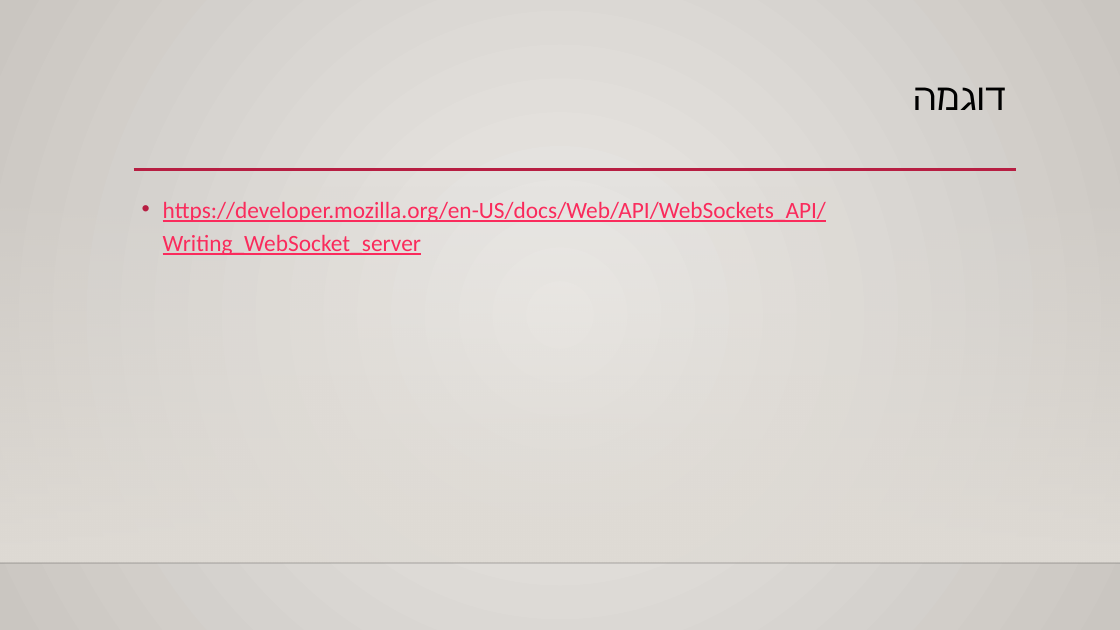
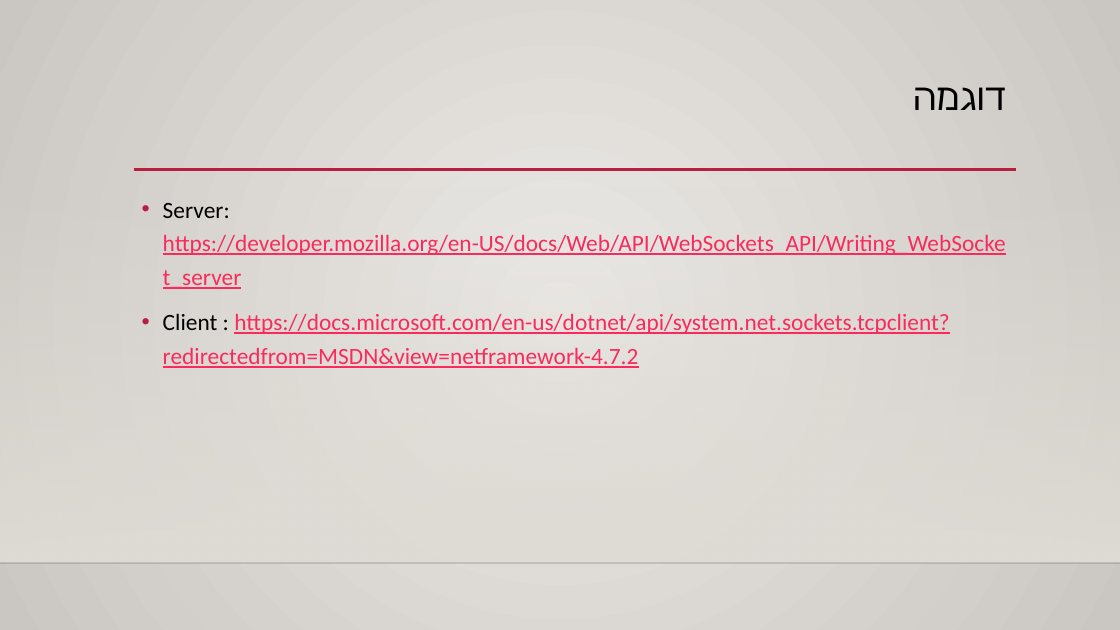
Before and after one commit to eyalalmo/workshop, a slide deck: slide 6 of Documentation/websockets.pptx. Drawn at 1120x630 pixels with LibreOffice and Linux fonts; fonts in the diff are those of the drawing; background and template pictures are left out. Boxes give left, top, right and bottom in pixels: in the first picture for what was removed or moved away, otherwise in the second. Text is boxed around its words. In the diff, an @@ line names an element or a change of style, - is before the commit and + after.

Commit message:
update pptx

```diff
--- a/Documentation/websockets.pptx
+++ b/Documentation/websockets.pptx
@@ text at box(163, 203, 1006, 368): text changed @@
-• https://developer.mozilla.org/en-US/docs/Web/API/WebSockets_API/Writing_WebSocket_server
+• Server: https://developer.mozilla.org/en-US/docs/Web/API/WebSockets_API/Writing_WebSocket_server
+• Client : https://docs.microsoft.com/en-us/dotnet/api/system.net.sockets.tcpclient?redirectedfrom=MSDN&view=netframework-4.7.2
```
Also in this commit, not shown: 2 other slides changed.
